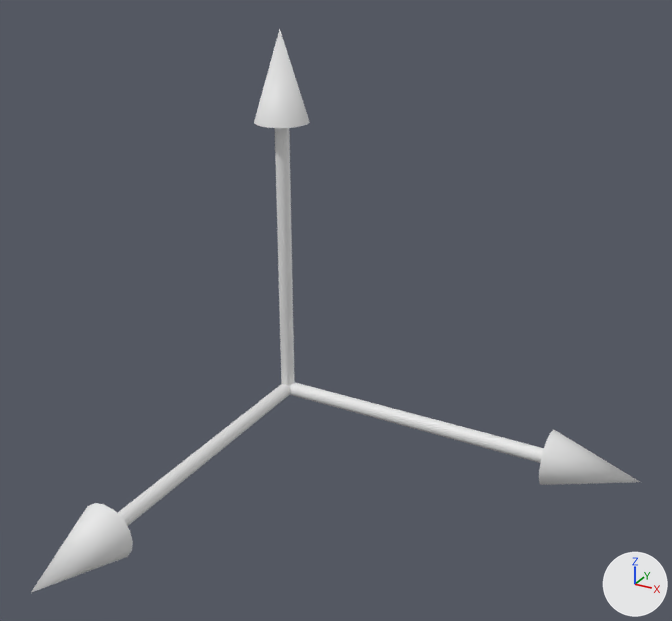
A saved change to the Blender file resources/models/arrow.blend.
Before and after are seen from a 50 mm lens placed at (66.0, -105.1, 66.9), pointed at (21.6, -24.3, 26.5). Every picture has the same lights, and +X, +Y and +Z are marked at lower right. The older version comes first. Mesh edges are drawn as thin lines on the coarser meshes.

In view in the first picture: '0_Forward', '1_Right', '2_Up'.
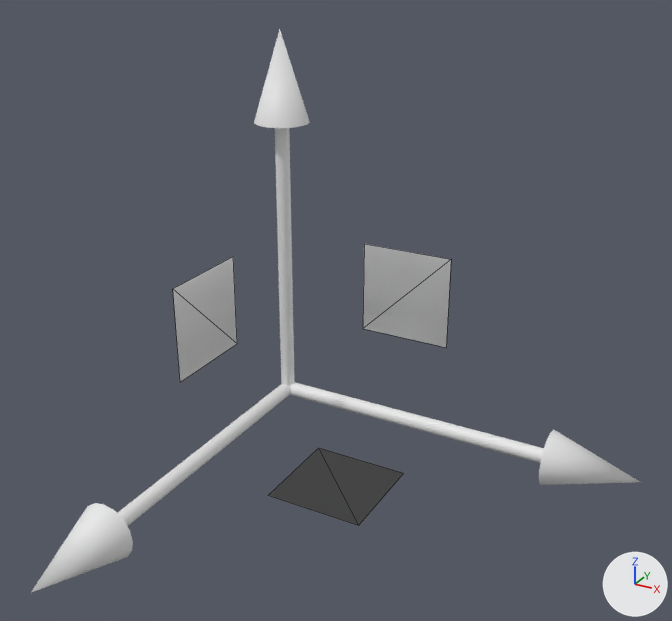
Where the change shows, as pixel boxes (x1, y1, x2, y2) in the pictures (672 x 621 px):
```json
{"object": "3_XY_Plane", "change": "added", "after": [363, 244, 451, 347]}
{"object": "4_YZ_Plane", "change": "added", "after": [269, 448, 404, 526]}
{"object": "5_XZ_Plane", "change": "added", "after": [173, 257, 237, 382]}
```

Edits to the scene script, one JSON object a line:
```json
{"op": "add", "block": "me_plane_003", "code": ["me_plane_003 = bpy.data.meshes.new('Plane.003')", "me_plane_003.from_pydata([(12.5, -25.0, 0.0), (25.0, -25.0, 0.0), (12.5, -12.5, 0.0), (25.0, -12.5, 0.0), (12.5, -25.0, 0.0), (25.0, -25.0, 0.0), (12.5, -12.5, 0.0), (25.0, -12.5, 0.0)], [], [(1, 2, 0), (1, 3, 2), (5, 4, 6), (5, 6, 7)])"]}
{"op": "add", "block": "ob_5_xz_plane", "code": ["ob_5_xz_plane = bpy.data.objects.new('5_XZ_Plane', me_plane_003)", "ob_5_xz_plane.location = (0.0, 0.0, 0.0)", "ob_5_xz_plane.rotation_euler = (0.0, 1.571, 0.0)  # degrees (0, 90, 0)", "ob_5_xz_plane.scale = (-1.0, 1.0, 1.0)"]}
{"op": "add", "block": "ob_3_xy_plane", "code": ["ob_3_xy_plane = bpy.data.objects.new('3_XY_Plane', me_plane_003.copy())", "ob_3_xy_plane.location = (0.0, 0.0, 0.0)", "ob_3_xy_plane.rotation_euler = (1.571, 0.0, 0.0)  # degrees (90, 0, 0)", "ob_3_xy_plane.scale = (1.0, -1.0, 1.0)"]}
{"op": "add", "block": "ob_4_yz_plane", "code": ["ob_4_yz_plane = bpy.data.objects.new('4_YZ_Plane', me_plane_003.copy())", "ob_4_yz_plane.location = (0.0, 0.0, 0.0)"]}
```
